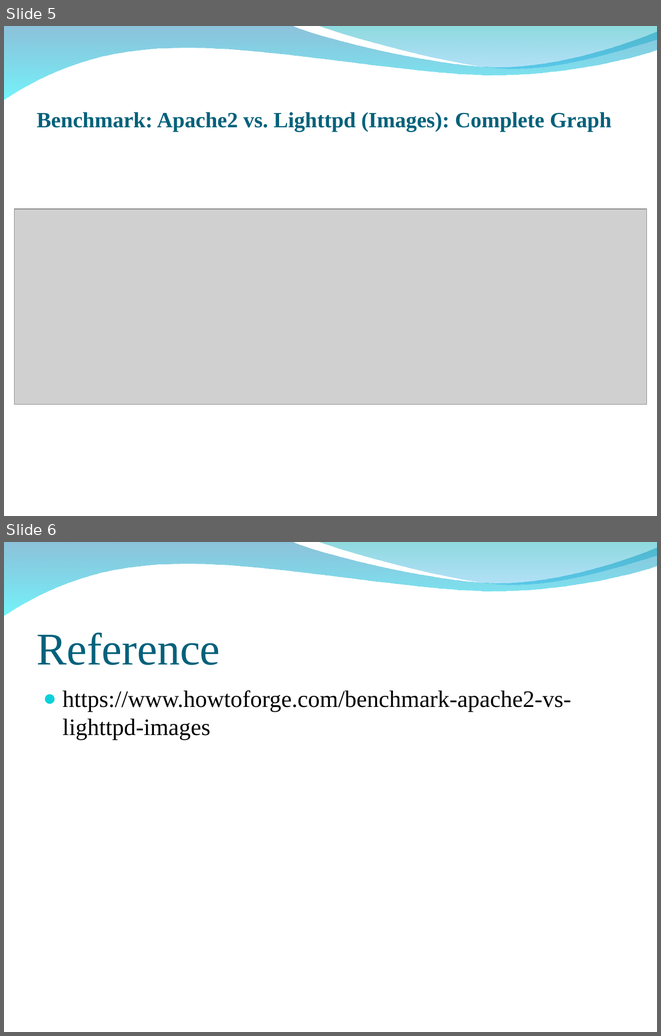
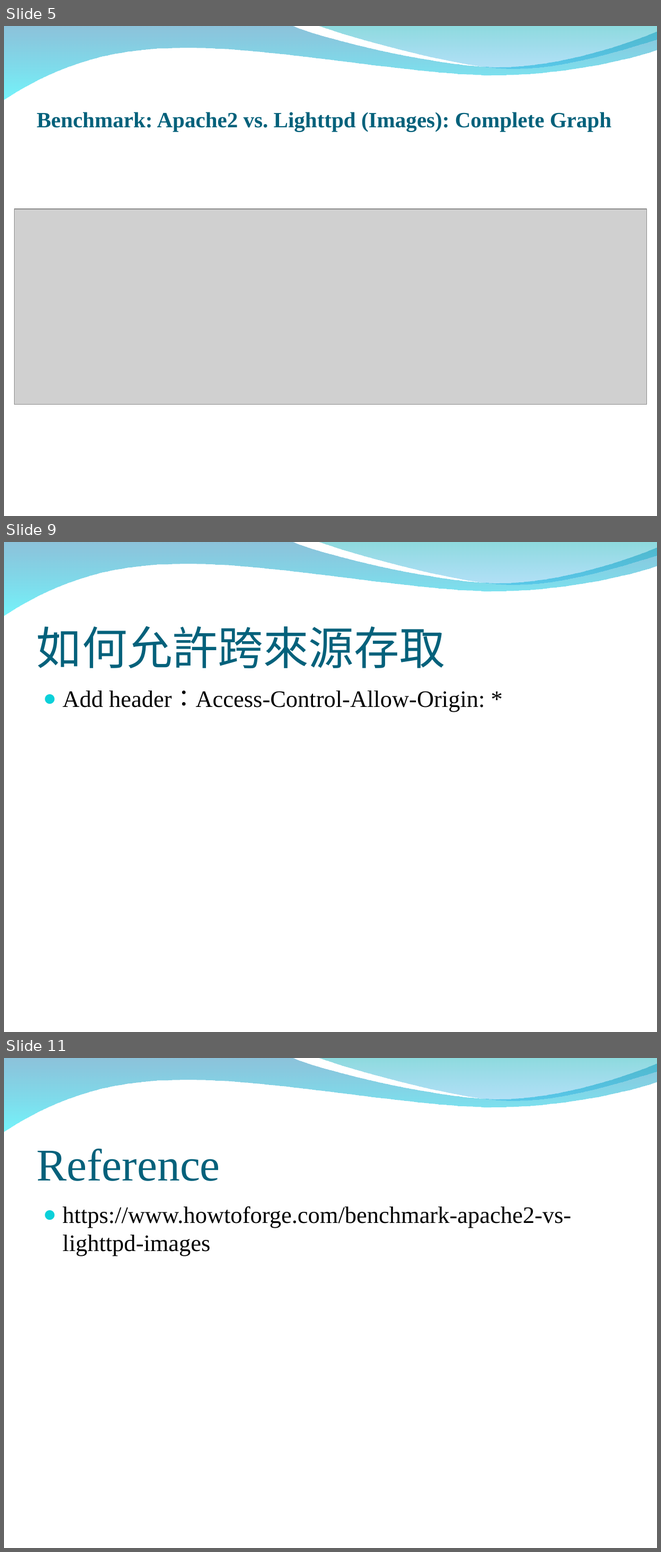
Before and after one commit to peter279k/regular_meeting, a slide deck: WebServer.ppt. Shown one above the other, each under a label of ours: slides 5 and 6 before the commit, slides 5, 9 and 11 after it; the slides between them are not shown. The pictures are 661x1036 and 661x1552 pixels, drawn with LibreOffice and Linux fonts; fonts in the diff are those of the drawing; grey boxes stand for pictures; background and template pictures are left out. Boxes give left, top, right and bottom in pixels: in the first picture for what was removed or moved away, otherwise in the second. Text is boxed around its words. In the diff, an @@ line names an element or a change of style, - is before the commit and + after.

Commit message:
add same origin policy and web nsd 載入 demo page

```diff
--- a/WebServer.ppt
+++ b/WebServer.ppt
@@ slide 9 added at [4,542,657,1032], background picture (left out); not listed: 2 template elements that a slide beside it also shows @@
@@ title added at [37,626,445,668], 50 pt, text #04617B @@
+如何允許跨來源存取
@@ text added at [62,690,485,712], 26 pt, text #000000 @@
+● Add header：Access-Control-Allow-Origin: *
@@ what was slide 6 is now slide 11 @@
```
Also in this commit, not shown: 4 other slides added, 1 other file.
